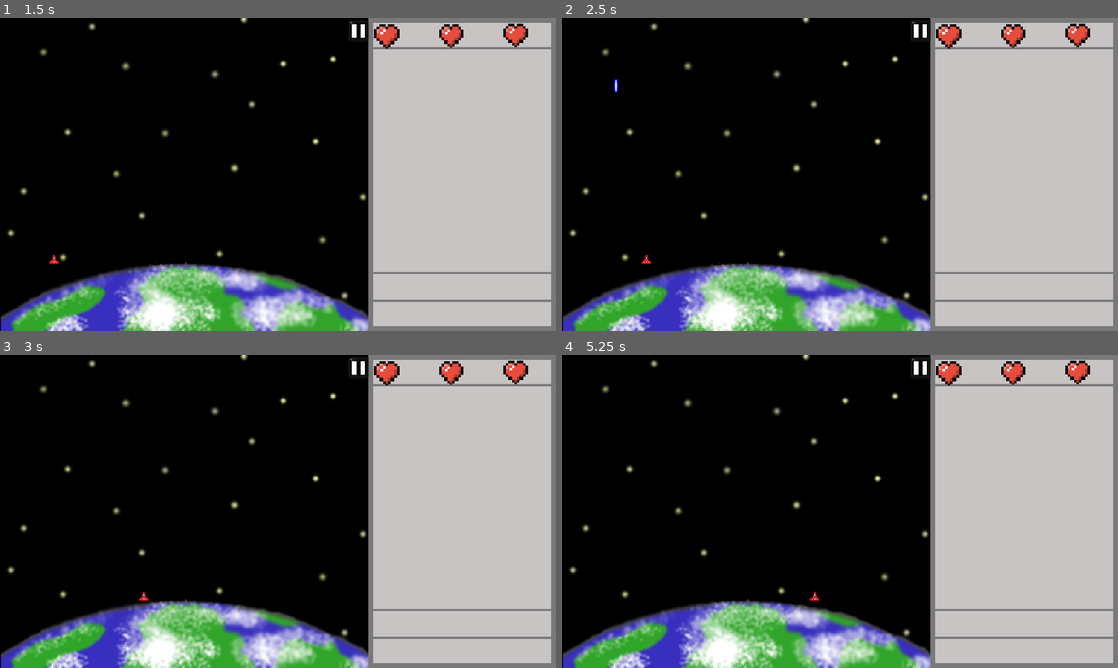
Above: before the commit, frames 1-4 (two rows, left to right).
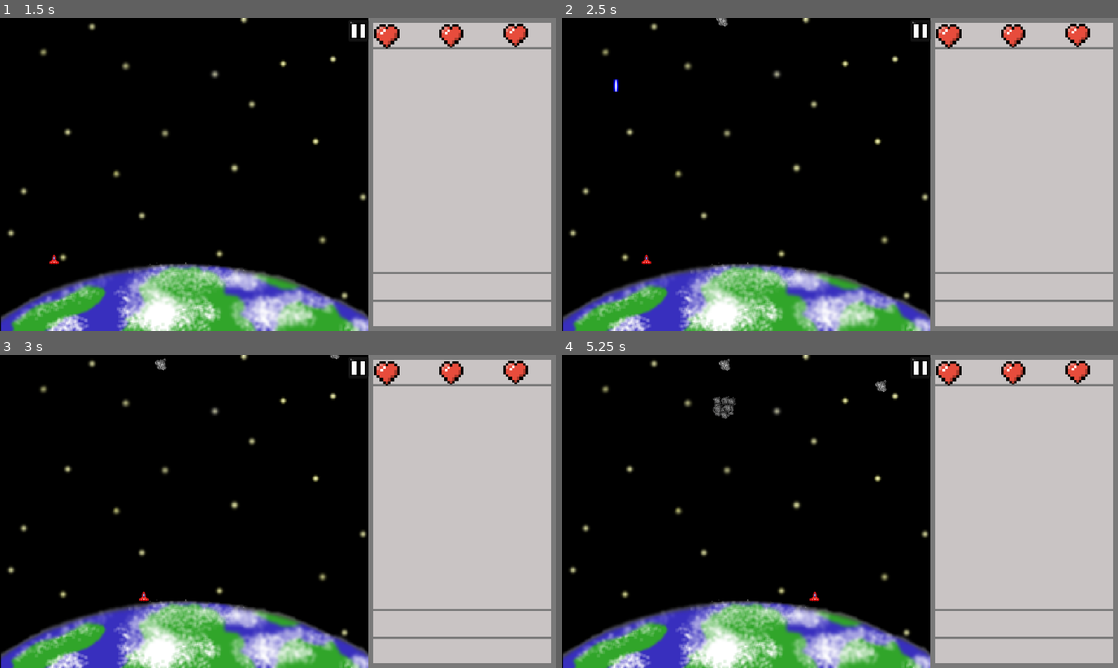
Above: after the commit, the same moments.

Repository: Pchristy03/EAP-Redox
Game: Godot game, scene res://main.tscn
Two runs of this game, one before a commit and one after it. Both use one fixed random seed, a clock stepped at 60 frames per second and the inputs below.
Inputs (mouse positions are in pixels of both pictures, inside the frame that each line leads up to):
- Up to frame 1 (1.5 s): click (355, 30) at 0.5 s; click (355, 30) at 1.25 s
- Up to frame 2 (2.5 s): tap Enter (ui_accept) at 2, 2.27 s; hold Right (ui_right) from 2.03 s (still down)
- Up to frame 3 (3 s): release Right (ui_right) at 2.78 s; hold Left (ui_left) from 2.78 s (still down)
- Up to frame 4 (5.25 s): tap Enter (ui_accept) at 3.02, 4.52 s; release Left (ui_left) at 3.53 s; hold Right (ui_right) 3.53-5.03 s; hold Left (ui_left) from 5.03 s (still down)

Frame 1 is identical in both runs. In frame 2, less than 0.1% of the frame differs, in the area x 27-30%, y 0-3%; in frame 3, less than 0.1%; in frame 4, 0.3%, in the area x 27-59%, y 1-21%.
Error before the commit: Parse Error: Identifier "speed" not declared in the current scope. (res://asteroid.gd:24)

Commit message:
change speed

Diff:
--- a/asteroid.gd
+++ b/asteroid.gd
@@ -5,7 +5,7 @@
 var dest_dir = Vector2.ZERO
 
 const impulse_speed = 0.5
-const gravity_speed = 7
+const gravity_speed = 10
 
 # Flag to check if the explosion has occurred
 var explosion_occurred = false
@@ -21,7 +21,7 @@
 func _physics_process(delta):
 	# If explosion hasn't occurred, move the asteroid
 	if not explosion_occurred:
-		velocity += position.direction_to(Vector2(390, 650)) * speed * delta
+		velocity += position.direction_to(Vector2(390, 650)) * delta * gravity_speed
 	else:
 		# If explosion has occurred, stop the asteroid
 		velocity = Vector2.ZERO
--- a/asteroid.tscn
+++ b/asteroid.tscn
@@ -61,9 +61,8 @@
 turbulence_initial_displacement_max = 6.3
 
 [node name="Asteroid" type="CharacterBody2D"]
-collision_layer = 4
-collision_mask = 9
-motion_mode = 1
+collision_layer = 13
+collision_mask = 12
 script = ExtResource("1_6ar2y")
 metadata/_edit_group_ = true
 
@@ -81,10 +80,9 @@
 texture_filter = 1
 scale = Vector2(1.32504, 1.26438)
 emitting = false
-amount = 50
+amount = 30
 process_material = SubResource("ParticleProcessMaterial_bxj43")
 texture = ExtResource("3_e7fq2")
-lifetime = 2.0
 one_shot = true
 explosiveness = 1.0
 script = ExtResource("6_wvey3")
